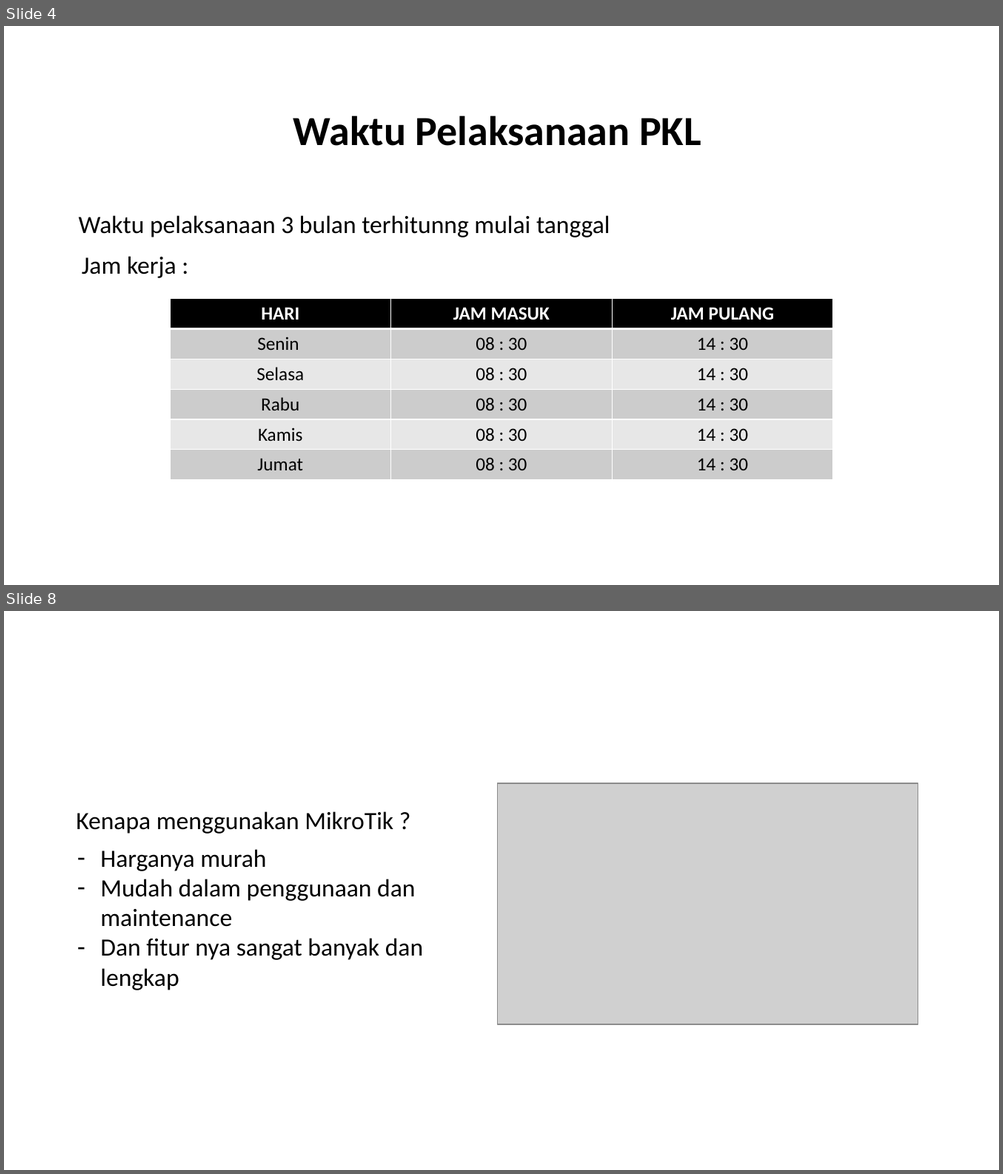
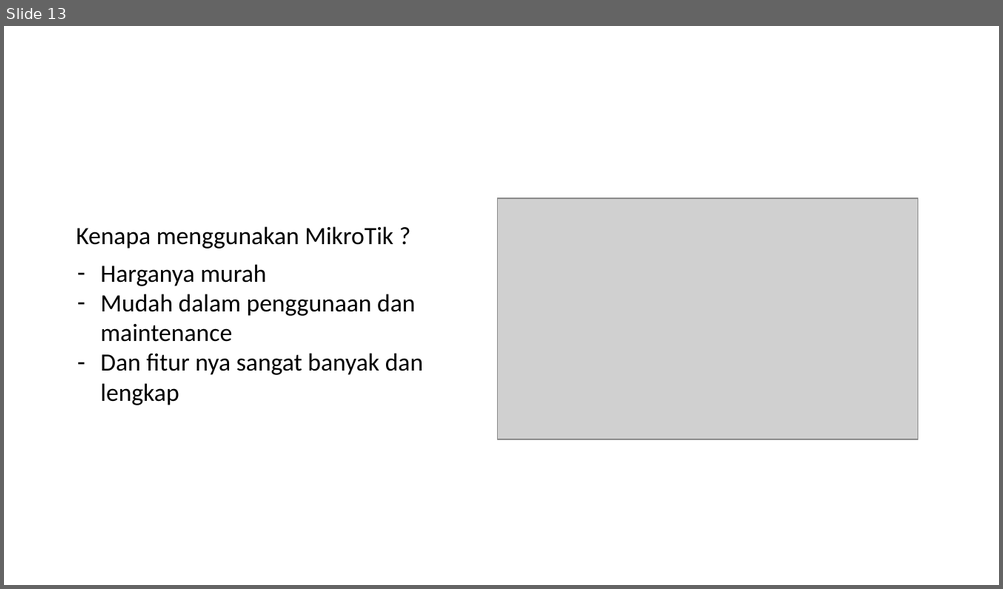
Before and after one commit to wisnushaputra/private-repo, a slide deck: Wisnu.pptx. Shown one above the other, each under a label of ours: slides 4 and 8 before the commit, slide 13 after it; the slides between them are not shown. The pictures are 1003x1174 and 1003x589 pixels, drawn with LibreOffice and Linux fonts; fonts in the diff are those of the drawing; grey boxes stand for pictures. Boxes give left, top, right and bottom in pixels: in the first picture for what was removed or moved away, otherwise in the second. Text is boxed around its words. In the diff, an @@ line names an element or a change of style, - is before the commit and + after.

```diff
--- a/Wisnu.pptx
+++ b/Wisnu.pptx
@@ slide 4 removed at bbox=[4, 26, 999, 585], background #FFFFFF @@
@@ text removed at bbox=[293, 116, 701, 146] @@
-Waktu Pelaksanaan PKL
@@ text removed at bbox=[79, 215, 610, 238] @@
-Waktu pelaksanaan 3 bulan terhitunng mulai tanggal
@@ text removed at bbox=[82, 256, 176, 278] @@
-Jam kerja :
@@ table removed at bbox=[170, 299, 832, 480], 6 rows, 3 columns @@
-HARI | JAM MASUK | JAM PULANG
-Senin | 08 : 30 | 14 : 30
-Selasa | 08 : 30 | 14 : 30
-Rabu | 08 : 30 | 14 : 30
-Kamis | 08 : 30 | 14 : 30
-Jumat | 08 : 30 | 14 : 30
@@ what was slide 8 is now slide 13 @@
```
Also in this commit, not shown: 5 slides changed, 9 slides added, 1 other slide removed, 1 other file.
